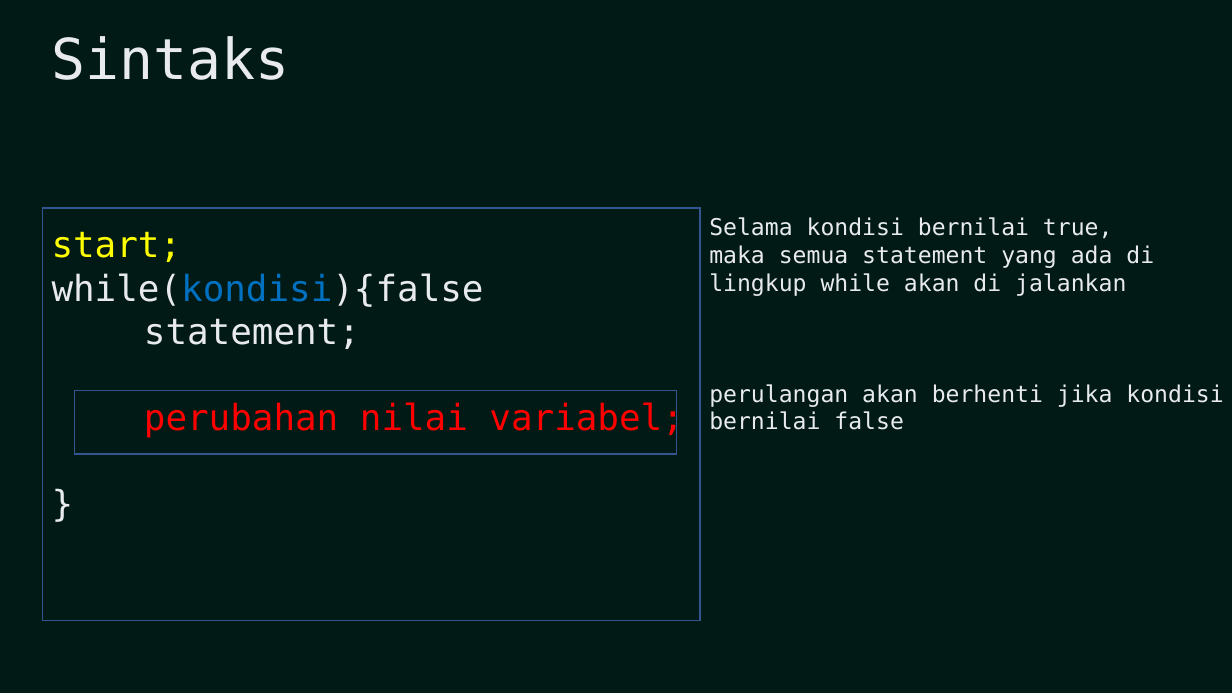
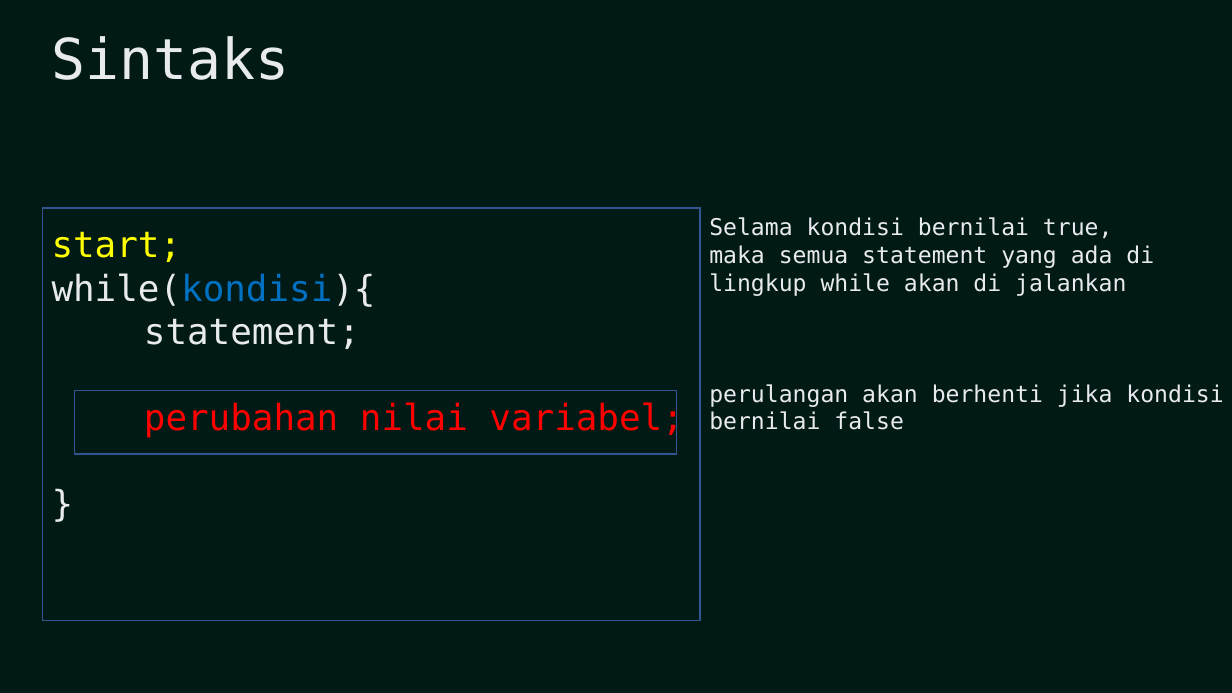
Before and after one commit to obetMubarok/PROGDAS2024, a slide deck: slide 3 of 6. Looping/6. Loop while.pptx. Drawn at 1232x693 pixels with LibreOffice and Linux fonts; fonts in the diff are those of the drawing. Boxes give left, top, right and bottom in pixels: in the first picture for what was removed or moved away, otherwise in the second. Text is boxed around its words. In the diff, an @@ line names an element or a change of style, - is before the commit and + after.

```diff
--- a/6. Looping/6. Loop while.pptx
+++ b/6. Looping/6. Loop while.pptx
@@ text at [52, 273, 376, 307]: text changed @@
-while(kondisi){false
+while(kondisi){
```
Also in this commit, not shown: 1 other file.
